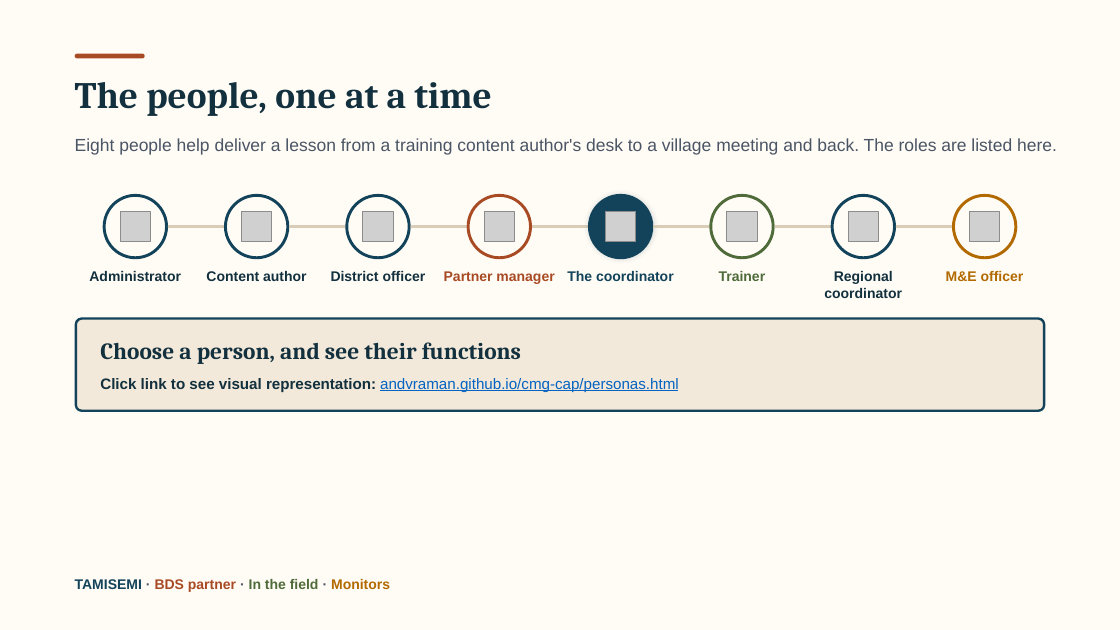
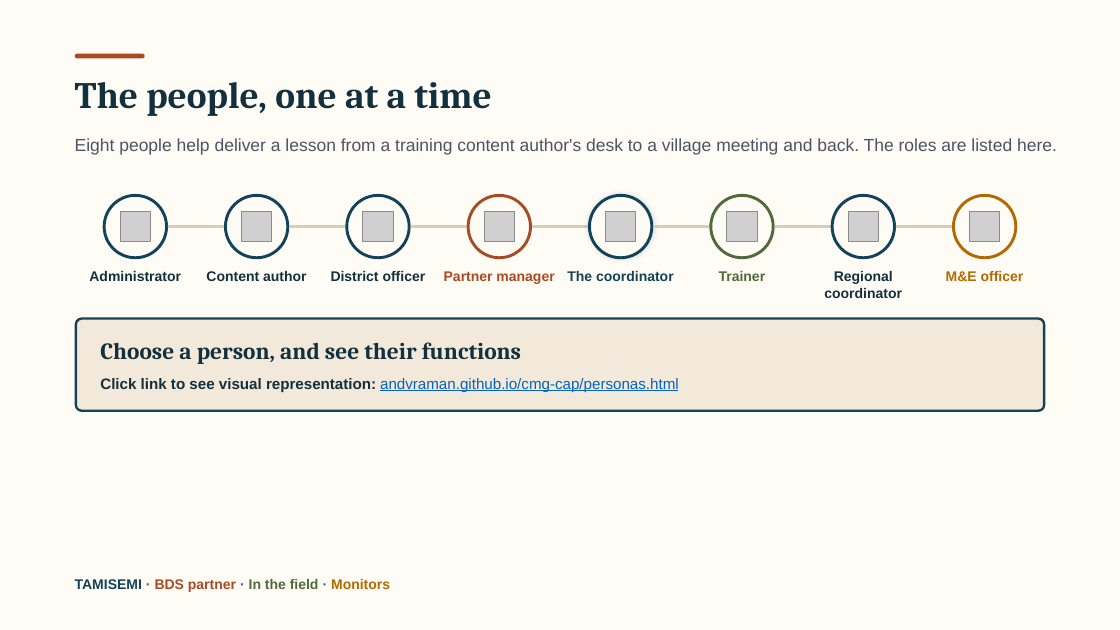
Before and after one commit to andvraman/cmg-cap, a slide deck: slide 6 of CMG-Training-system-introduction.pptx. Drawn at 1120x630 pixels with LibreOffice and Linux fonts; fonts in the diff are those of the drawing; grey boxes stand for pictures. Boxes give left, top, right and bottom in pixels: in the first picture for what was removed or moved away, otherwise in the second. Text is boxed around its words. In the diff, an @@ line names an element or a change of style, - is before the commit and + after.

Commit message:
Slide 6: all eight icons outlined

```diff
--- a/CMG-Training-system-introduction.pptx
+++ b/CMG-Training-system-introduction.pptx
@@ rounded rectangle at (590,196,652,258): fill #12435A to #FFFBF5 @@
```
Also in this commit, not shown: 1 other file.
